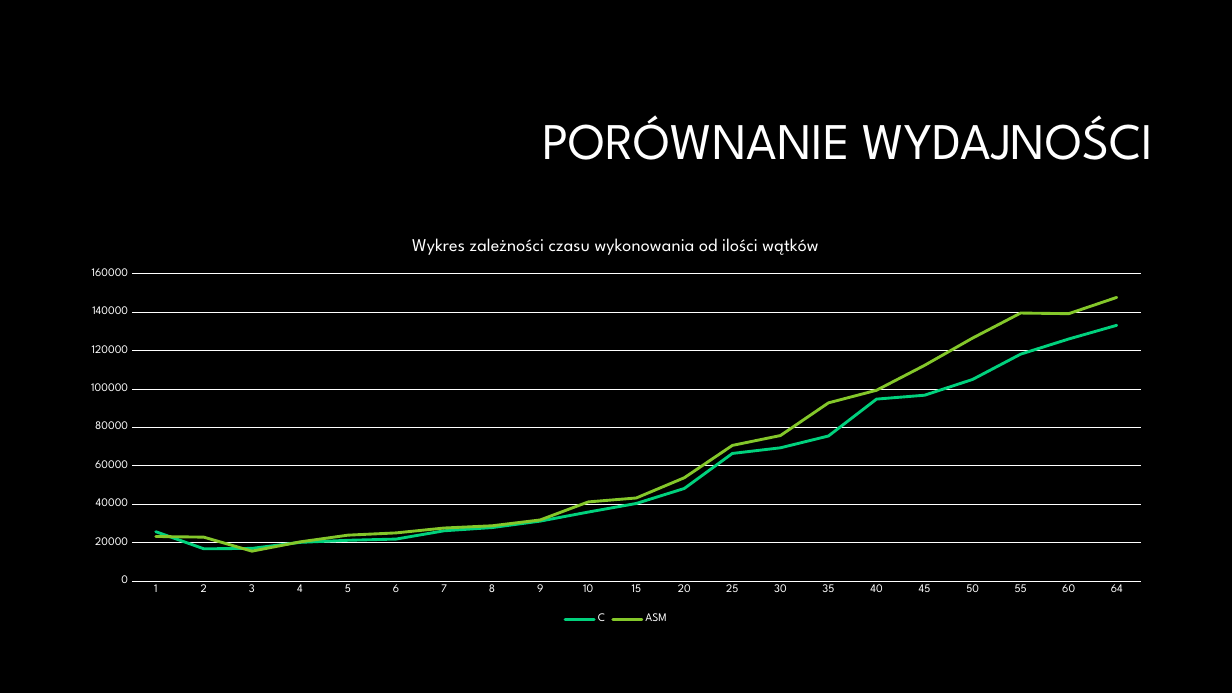
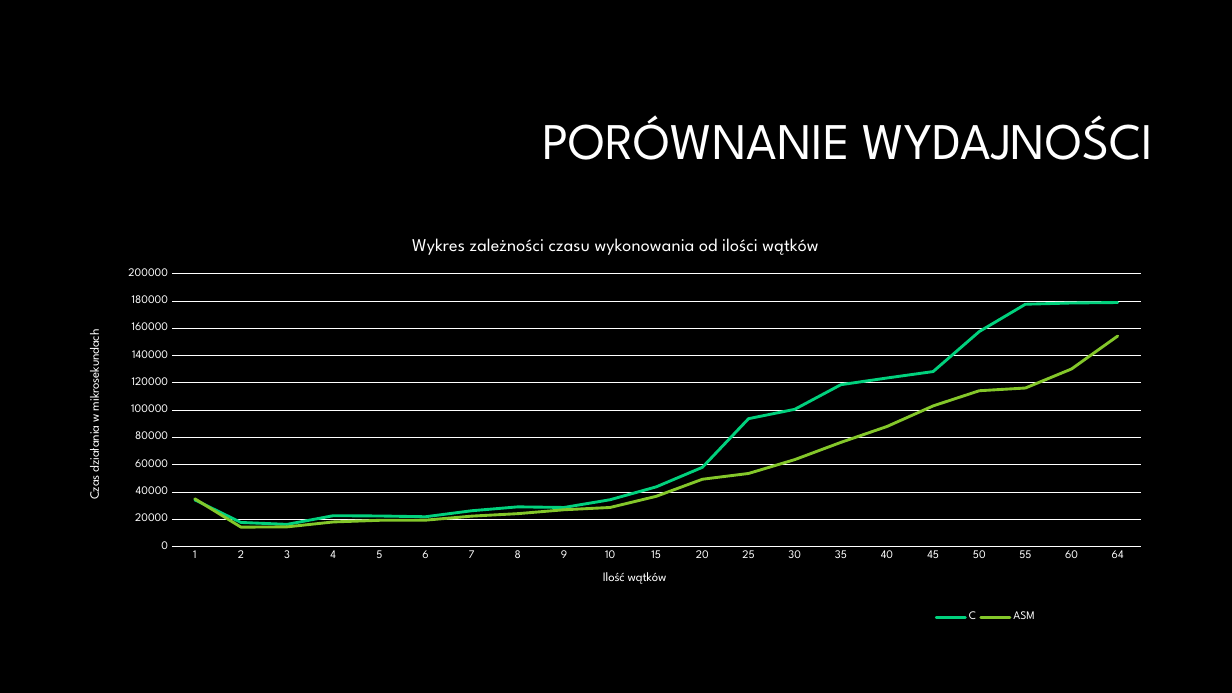
Before and after one commit to paulinaurbas/JAProjekt, a slide deck: slide 9 of Negatyw.pptx. Drawn at 1232x693 pixels with LibreOffice and Linux fonts; fonts in the diff are those of the drawing; background and template pictures are left out. Boxes give left, top, right and bottom in pixels: in the first picture for what was removed or moved away, otherwise in the second. Text is boxed around its words. In the diff, an @@ line names an element or a change of style, - is before the commit and + after.

```diff
--- a/Negatyw.pptx
+++ b/Negatyw.pptx
@@ line chart at (69, 222, 1163, 628) @@
-C: 26000, 17000, 17000, 20000, 21000, 22000, 26000, 28000, 31000, 36000, 40000, 48000, 66000, 69000, 76000, 95000, 97000, 105000, 118000, 126000, 133000
+C: 34000, 18000, 16000, 23000, 23000, 22000, 26000, 29000, 29000, 34000, 44000, 58000, 94000, 101000, 119000, 124000, 128000, 158000, 178000, 179000, 179000
-ASM: 23000, 23000, 16000, 21000, 24000, 25000, 28000, 29000, 32000, 41000, 43000, 54000, 71000, 76000, 93000, 99000, 112000, 127000, 140000, 139000, 148000
+ASM: 35000, 14000, 15000, 18000, 19000, 19000, 22000, 24000, 27000, 29000, 37000, 49000, 54000, 64000, 76000, 88000, 103000, 114000, 116000, 130000, 154000
@@ category axis title "" to "Ilość wątków " @@
@@ value axis title "" to "Czas działania w mikrosekundach " @@
```
Also in this commit, not shown: 4 other slides changed, 4 other files.
